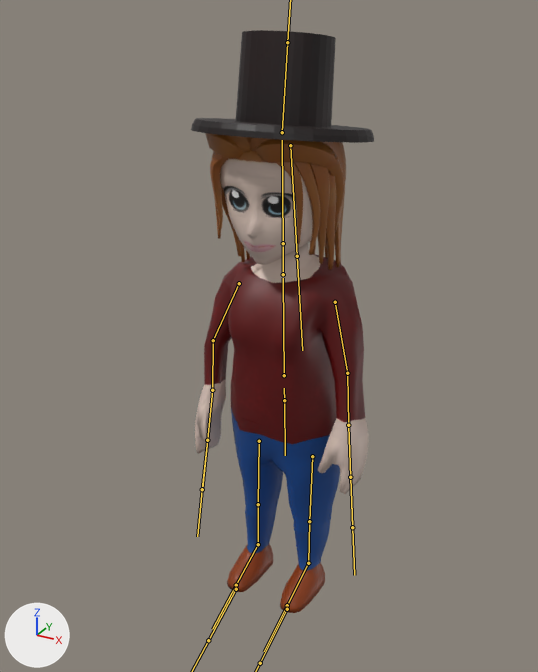
An edit to the FBX model Assets/MaterialsTextures/headv2.fbx, drawn before and after from the same camera.
The view is the same before and after, from a 50 mm lens placed at (6.88, -12.29, 13.02), pointed at (0.0, 0.22, 6.77). The axes (+X, +Y, +Z) are drawn at lower left. The lights are the same throughout. Both versions are drawn at frame 1 of the action 'Armature|Start walking'; the numbers are the values there. The bones that bend it are drawn over the model as lines.
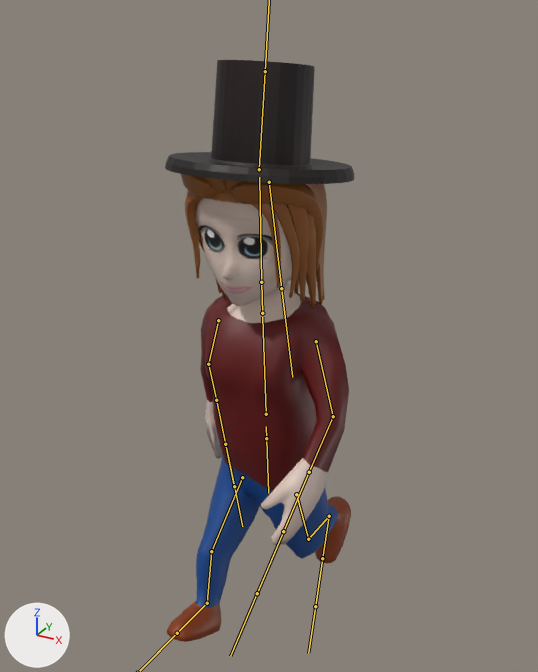
Edits to the bpy script that builds the scene:
```text
Change bone_bauch:
    where bone_bauch = bpy.data.objects['Armature'].pose.bones['Bauch']
    bone_bauch.location: (0.0, 0.0, 0.0) -> (-0.249, -0.155, 0.0)
    bone_bauch.rotation_quaternion: (1.0, 0.0, 0.0, 0.0) -> (1.0, 0.0, 0.0, 0.009)  # degrees (0, 0, 0) -> degrees (0, 0, 1)
Change bone_oberschenkel_l:
    where bone_oberschenkel_l = bpy.data.objects['Armature'].pose.bones['Oberschenkel.L']  # child of 'Huefte'
    bone_oberschenkel_l.rotation_quaternion: (1.0, -0.005, 0.001, -0.01) -> (0.983, -0.007, 0.005, 0.181)  # degrees (-1, 0, -1) -> degrees (-1, 1, 21)
Change bone_schienbein_l:
    where bone_schienbein_l = bpy.data.objects['Armature'].pose.bones['Schienbein.L']  # child of 'Oberschenkel.L'
    bone_schienbein_l.rotation_quaternion: (0.996, 0.011, 0.0, -0.085) -> (0.902, -0.008, -0.002, 0.431)  # degrees (1, 0, -10) -> degrees (-1, 0, 51)
Change bone_fuss_l:
    where bone_fuss_l = bpy.data.objects['Armature'].pose.bones['Fuss.L']  # child of 'Schienbein.L'
    bone_fuss_l.rotation_quaternion: (0.996, 0.006, 0.005, -0.085) -> (0.986, -0.022, 0.016, 0.167)  # degrees (1, 1, -10) -> degrees (-2, 2, 19)
Change bone_oberschenkel_r:
    where bone_oberschenkel_r = bpy.data.objects['Armature'].pose.bones['Oberschenkel.R']  # child of 'Huefte'
    bone_oberschenkel_r.rotation_quaternion: (1.0, 0.006, -0.001, -0.01) -> (0.925, -0.003, 0.01, -0.379)  # degrees (1, 0, -1) -> degrees (-1, 1, -45)
Change bone_schienbein_r:
    where bone_schienbein_r = bpy.data.objects['Armature'].pose.bones['Schienbein.R']  # child of 'Oberschenkel.R'
    bone_schienbein_r.rotation_quaternion: (0.996, -0.011, 0.0, -0.085) -> (0.99, 0.05, -0.002, 0.135)  # degrees (-1, 0, -10) -> degrees (6, -1, 15)
Change bone_fuss_r:
    where bone_fuss_r = bpy.data.objects['Armature'].pose.bones['Fuss.R']  # child of 'Schienbein.R'
    bone_fuss_r.rotation_quaternion: (0.996, 0.02, -0.005, -0.083) -> (0.999, 0.008, -0.04, 0.021)  # degrees (2, 0, -9) -> degrees (1, -5, 2)
Change bone_oberarm_l:
    where bone_oberarm_l = bpy.data.objects['Armature'].pose.bones['Oberarm.L']  # child of 'Brustkorb'
    bone_oberarm_l.rotation_quaternion: (0.943, 0.057, 0.013, -0.329) -> (0.959, 0.161, -0.054, -0.228)  # degrees (6, 4, -38) -> degrees (20, -2, -27)
Change bone_unterarm_l:
    where bone_unterarm_l = bpy.data.objects['Armature'].pose.bones['Unterarm.L']  # child of 'Oberarm.L'
    bone_unterarm_l.rotation_quaternion: (0.995, 0.097, 0.017, 0.016) -> (0.945, 0.3, -0.033, 0.122)  # degrees (11, 2, 2) -> degrees (34, -8, 12)
Change bone_hand_l:
    where bone_hand_l = bpy.data.objects['Armature'].pose.bones['Hand.L']  # child of 'Unterarm.L'
    bone_hand_l.rotation_quaternion: (0.992, 0.112, 0.004, -0.05) -> (0.994, 0.078, -0.067, 0.033)  # degrees (13, 1, -6) -> degrees (9, -8, 3)
Change bone_kopf:
    where bone_kopf = bpy.data.objects['Armature'].pose.bones['Kopf']  # child of 'Hals'
    bone_kopf.rotation_quaternion: (1.0, 0.0, 0.0, 0.0) -> (1.0, 0.0, 0.0, -0.01)  # degrees (0, 0, 0) -> degrees (0, 0, -1)
Change bone_hut:
    where bone_hut = bpy.data.objects['Armature'].pose.bones['Hut']  # child of 'Kopf'
    bone_hut.scale: (1.0, 1.0, 1.0) -> (1.0, 1.07, 1.0)
Change bone_haare:
    where bone_haare = bpy.data.objects['Armature'].pose.bones['Haare']  # child of 'Kopf'
    bone_haare.rotation_quaternion: (1.0, 0.0, 0.0, 0.0) -> (0.999, -0.024, 0.0, 0.036)  # degrees (0, 0, 0) -> degrees (-3, 0, 4)
Change bone_oberarm_r:
    where bone_oberarm_r = bpy.data.objects['Armature'].pose.bones['Oberarm.R']  # child of 'Brustkorb'
    bone_oberarm_r.rotation_quaternion: (0.956, -0.017, 0.053, 0.287) -> (0.947, -0.228, 0.039, 0.223)  # degrees (0, 6, 33) -> degrees (-25, 10, 24)
Change bone_unterarm_r:
    where bone_unterarm_r = bpy.data.objects['Armature'].pose.bones['Unterarm.R']  # child of 'Oberarm.R'
    bone_unterarm_r.rotation_quaternion: (0.977, -0.207, 0.041, -0.008) -> (0.987, -0.152, 0.03, -0.032)  # degrees (-24, 4, -2) -> degrees (-18, 3, -4)
Change bone_hand_r:
    where bone_hand_r = bpy.data.objects['Armature'].pose.bones['Hand.R']  # child of 'Unterarm.R'
    bone_hand_r.rotation_quaternion: (0.995, -0.071, 0.054, -0.038) -> (0.973, -0.228, 0.011, -0.043)  # degrees (-8, 6, -5) -> degrees (-26, 0, -5)
```

Where the change shows, as pixel boxes (x1, y1, x2, y2) in the pictures (538 x 672 px):
'Cube', posed: before (191, 30, 374, 613); after (165, 60, 354, 642)
bone 'Bauch', root to tip: before (284, 400) to (284, 388); after (266, 438) to (266, 426)
bone 'Oberschenkel.L', root to tip: before (312, 456) to (309, 521); after (296, 494) to (308, 539)
bone 'Schienbein.L', root to tip: before (309, 521) to (308, 563); after (308, 539) to (329, 516)
bone 'Fuss.L', root to tip: before (308, 563) to (287, 605); after (329, 516) to (322, 558)
bone 'Oberschenkel.R', root to tip: before (259, 441) to (258, 504); after (242, 477) to (211, 551)
bone 'Schienbein.R', root to tip: before (258, 504) to (258, 544); after (211, 551) to (207, 603)
bone 'Fuss.R', root to tip: before (258, 544) to (236, 585); after (207, 603) to (177, 633)
bone 'Oberarm.L', root to tip: before (335, 302) to (347, 373); after (316, 341) to (333, 416)
bone 'Unterarm.L', root to tip: before (347, 373) to (348, 425); after (333, 416) to (309, 472)
bone 'Hand.L', root to tip: before (348, 425) to (350, 477); after (309, 472) to (283, 531)
bone 'Kopf', root to tip: before (283, 243) to (282, 140); after (261, 282) to (259, 177)
bone 'Hut', root to tip: before (282, 132) to (287, 42); after (259, 169) to (265, 71)
bone 'Haare', root to tip: before (290, 145) to (297, 256); after (269, 182) to (281, 288)
bone 'Oberarm.R', root to tip: before (239, 283) to (213, 340); after (218, 320) to (208, 364)
bone 'Unterarm.R', root to tip: before (213, 340) to (212, 390); after (208, 364) to (216, 400)
bone 'Hand.R', root to tip: before (212, 390) to (207, 440); after (216, 400) to (225, 444)
